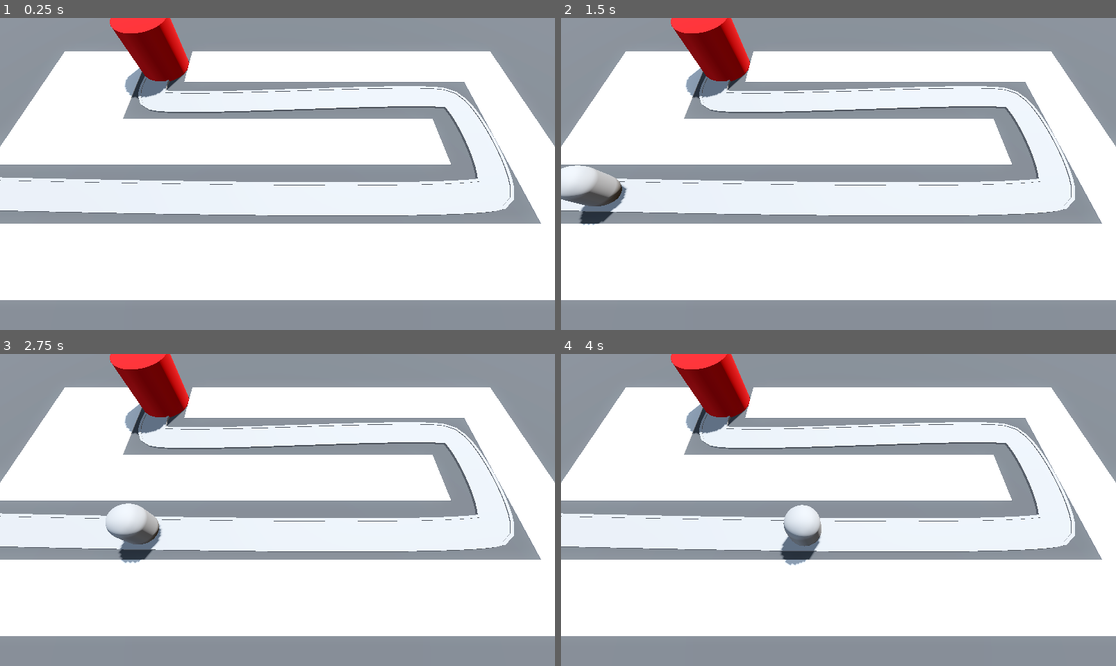
Above: before the commit, frames 1-4 (two rows, left to right).
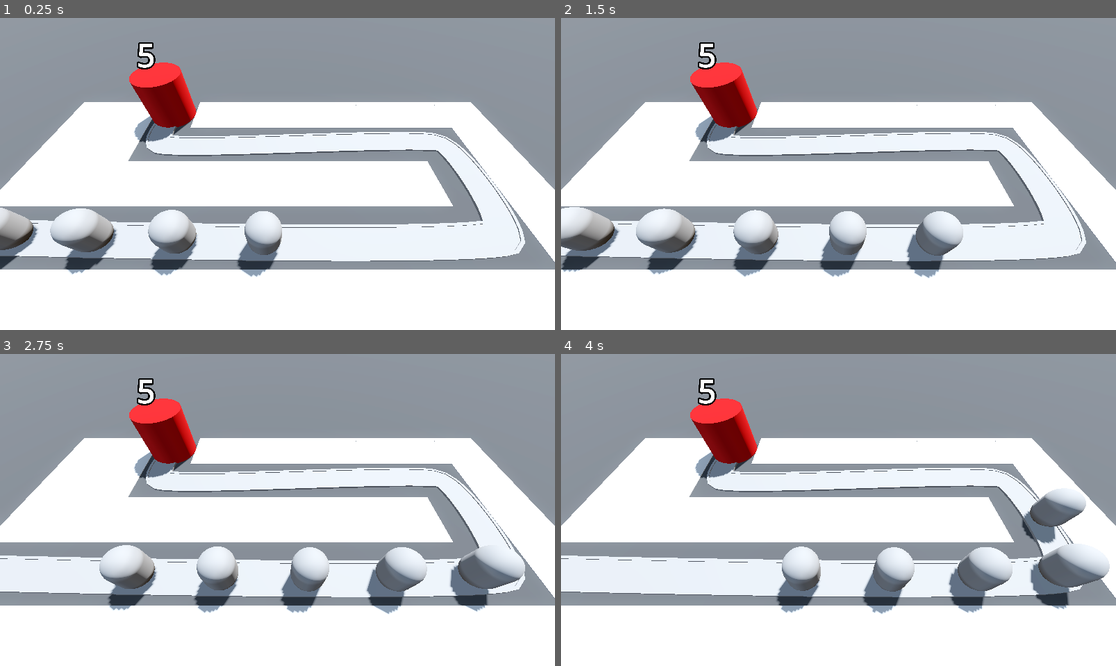
Above: after the commit, the same moments.

Repository: ericvennemeyer/BarbarianBlaster
Game: Godot game, scene res://base_level.tscn
Two runs of this game, one before a commit and one after it. Both use one fixed random seed, a clock stepped at 60 frames per second and the inputs below.
Inputs:
- Up to frame 1 (0.25 s): no input
- Up to frame 2 (1.5 s): no input
- Up to frame 3 (2.75 s): no input
- Up to frame 4 (4 s): no input

The runs differ from the first frame. In frame 1, 48% of the frame differs, in the area x 0-100%, y 0-100%; in frame 2, 50%; in frame 3, 50%; in frame 4, 50%.

Commit message:
3.8 -- Health and Labels, 3.9 -- Introducing Properties

Diff:
--- a/Base/base.gd
+++ b/Base/base.gd
@@ -2,5 +2,21 @@
 extends Node3D
 
 
+@export var max_health: int = 5
+var current_health: int:
+	set(health_in):
+		current_health = health_in
+		label_3d.text = str(current_health)
+		print("Health changed")
+		if current_health < 1:
+			get_tree().reload_current_scene()
+
+@onready var label_3d: Label3D = $Label3D
+
+
+func _ready() -> void:
+	current_health = max_health
+
+
 func take_damage() -> void:
-	print("damage dealt to base!")
+	current_health -= 1
--- a/Base/base.tscn
+++ b/Base/base.tscn
@@ -14,3 +14,10 @@
 height = 4.0
 sides = 32
 material = SubResource("StandardMaterial3D_5vx1e")
+
+[node name="Label3D" type="Label3D" parent="."]
+transform = Transform3D(1, 0, 0, 0, 1, 0, 0, 0, 1, 0, 5.5, 0)
+billboard = 1
+text = "HEALTH"
+font_size = 500
+outline_size = 100
--- a/Enemies/enemy.gd
+++ b/Enemies/enemy.gd
@@ -1,4 +1,5 @@
 extends PathFollow3D
+
 
 @export var speed: float = 5.0
 
@@ -9,3 +10,4 @@
 	progress += speed * delta
 	if progress_ratio == 1.0:
 		base.take_damage()
+		set_process(false)
--- a/base_level.tscn
+++ b/base_level.tscn
@@ -42,7 +42,7 @@
 material = SubResource("StandardMaterial3D_bo3yr")
 
 [node name="Camera3D" type="Camera3D" parent="."]
-transform = Transform3D(1, 0, 0, 0, 0.422618, 0.906308, 0, -0.906308, 0.422618, 0, 12.5, 18.5)
+transform = Transform3D(1, 0, 0, 0, 0.596225, 0.802818, 0, -0.802818, 0.596225, 0, 12.5, 18.5)
 
 [node name="GridMap" type="GridMap" parent="."]
 mesh_library = ExtResource("1_bo3yr")
@@ -100,5 +100,21 @@
 [node name="Enemy" parent="Path3D" instance=ExtResource("2_5vx1e")]
 transform = Transform3D(-4.37114e-08, 0, -1, 0, 1, 0, 1, 0, -4.37114e-08, -22, 0, 14)
 
+[node name="Enemy2" parent="Path3D" instance=ExtResource("2_5vx1e")]
+transform = Transform3D(-0.024008, 0, -0.999712, 0, 1, 0, 0.999712, 0, -0.024008, -17.0018, 0, 14.129)
+progress = 5.0
+
+[node name="Enemy3" parent="Path3D" instance=ExtResource("2_5vx1e")]
+transform = Transform3D(-0.0206491, 0, -0.999787, 0, 1, 0, 0.999787, 0, -0.0206491, -12.003, 0, 14.2408)
+progress = 10.0
+
+[node name="Enemy4" parent="Path3D" instance=ExtResource("2_5vx1e")]
+transform = Transform3D(-0.0166665, 0, -0.999861, 0, 1, 0, 0.999861, 0, -0.0166665, -7.00381, 0, 14.3345)
+progress = 15.0
+
+[node name="Enemy5" parent="Path3D" instance=ExtResource("2_5vx1e")]
+transform = Transform3D(-0.0112954, 0, -0.999936, 0, 1, 0, 0.999936, 0, -0.0112954, -2.00431, 0, 14.4052)
+progress = 20.0
+
 [node name="Base" parent="." instance=ExtResource("3_eesb3")]
 transform = Transform3D(1, 0, 0, 0, 1, 0, 0, 0, 1, -10, 0, 2)
